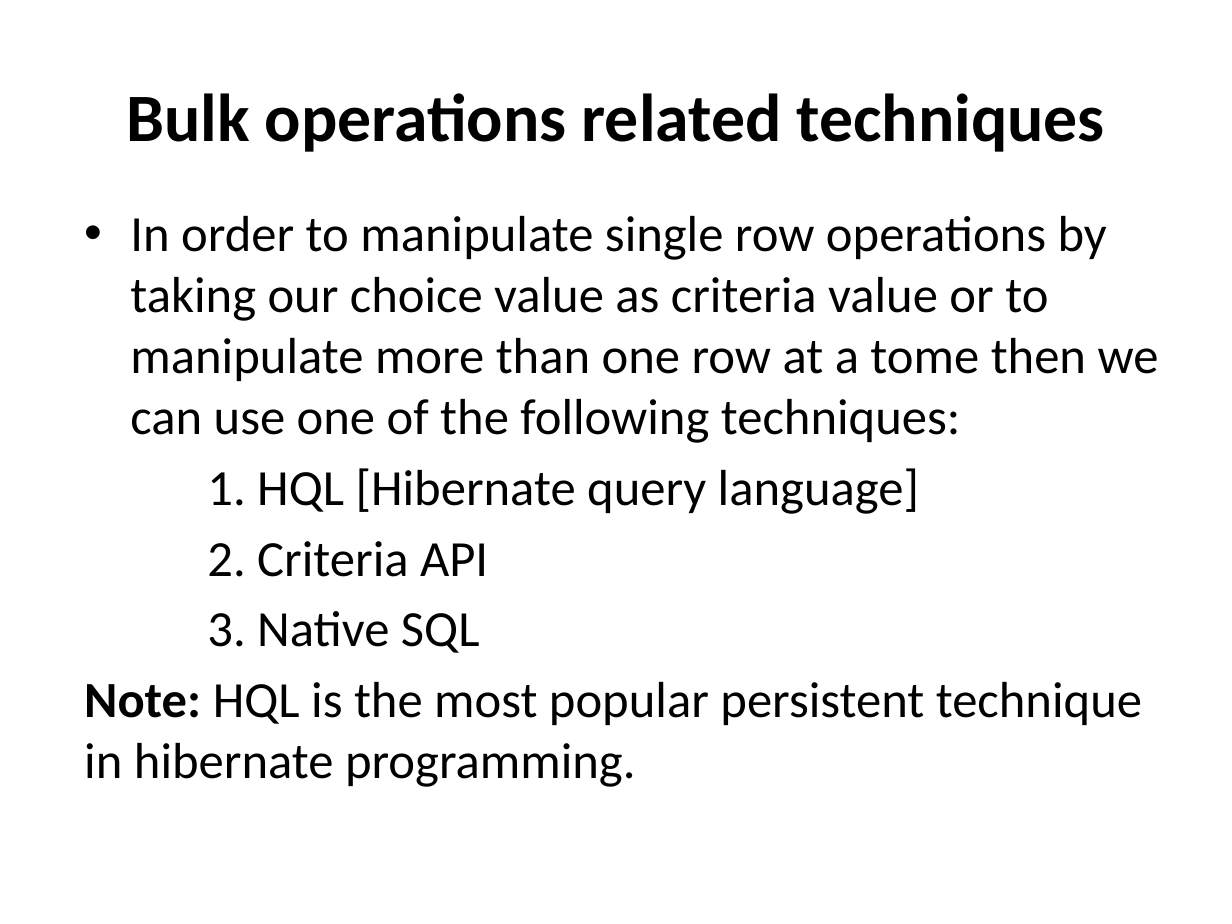
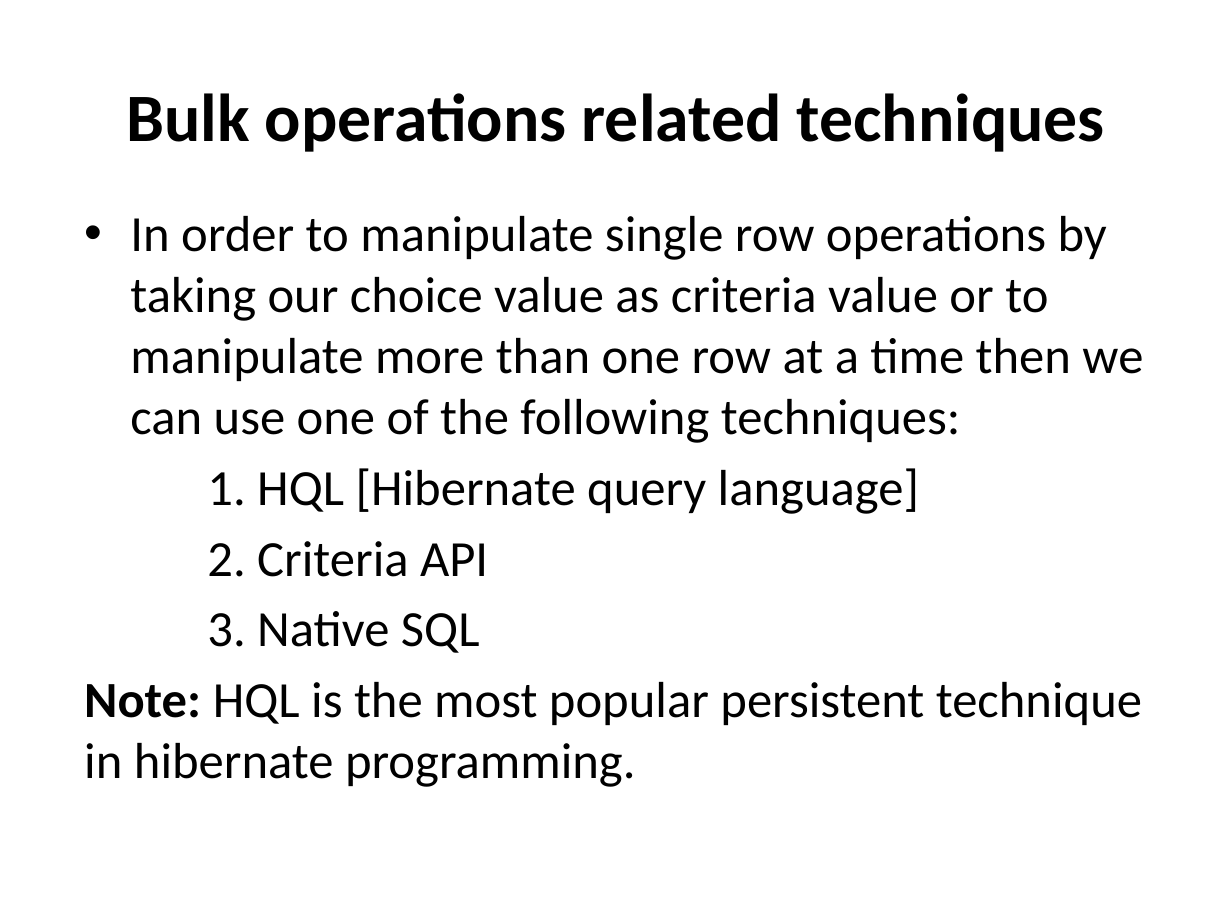
Before and after one commit to tracksdata/CTS-Fullstack-Pune, a slide deck: slide 2 of Books and PPTS/Multi Row Operations.pptx. Drawn at 1232x924 pixels with LibreOffice and Linux fonts; fonts in the diff are those of the drawing. Boxes give left, top, right and bottom in pixels: in the first picture for what was removed or moved away, otherwise in the second. Text is boxed around its words. In the diff, an @@ line names an element or a change of style, - is before the commit and + after.

```diff
--- a/Books and PPTS/Multi Row Operations.pptx
+++ b/Books and PPTS/Multi Row Operations.pptx
@@ text at [130,216,1143,443]: text changed @@
-• In order to manipulate single row operations by taking our choice value as criteria value or to manipulate more than one row at a tome then we can use one of the following techniques:
+• In order to manipulate single row operations by taking our choice value as criteria value or to manipulate more than one row at a time then we can use one of the following techniques:
```
Also in this commit, not shown: 30 other files.
